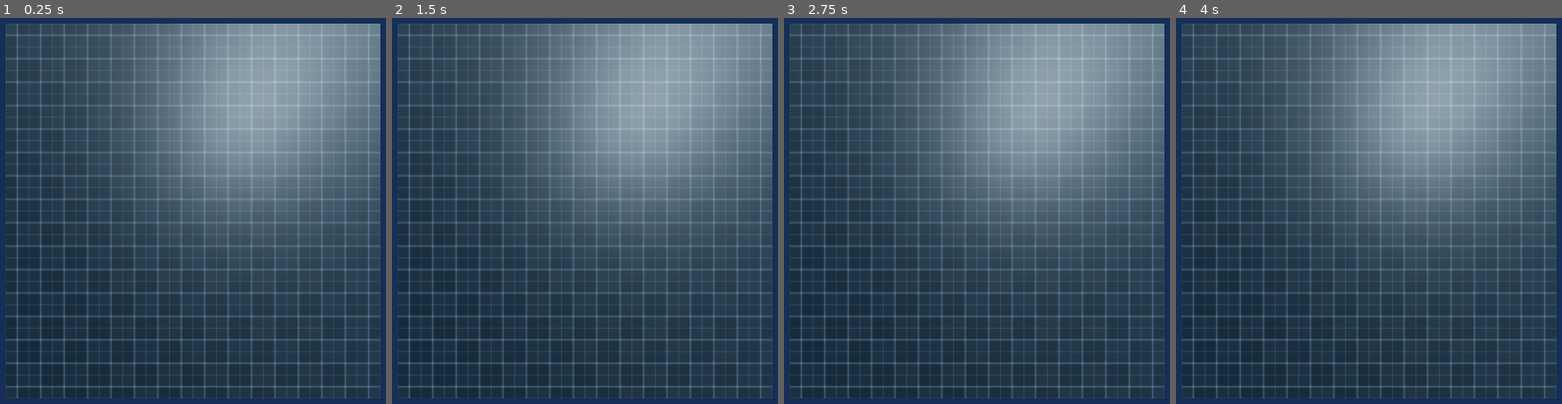
Above: before the commit, frames 1-4 (left to right).
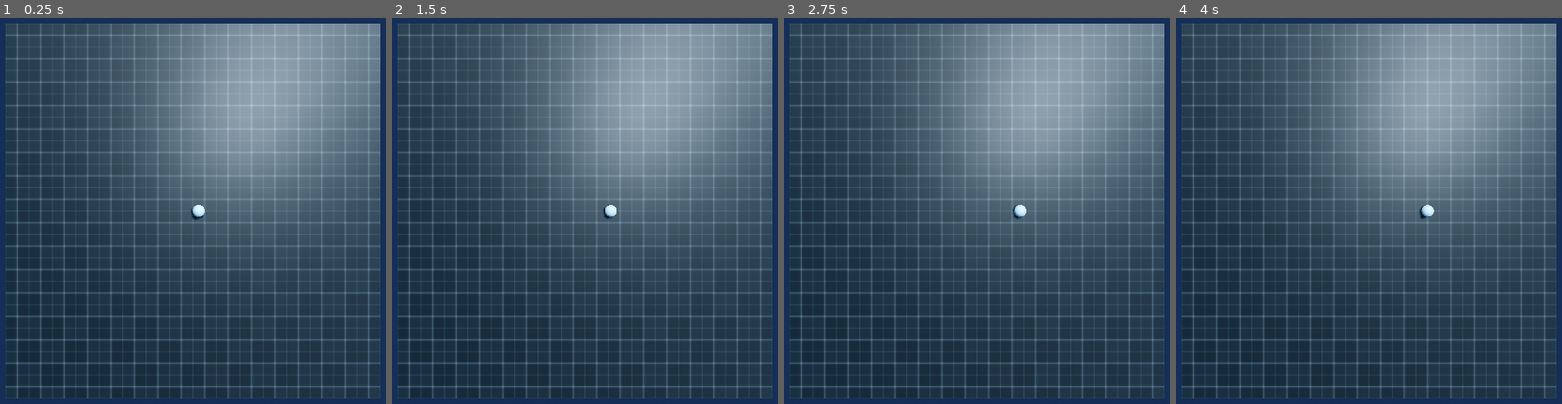
Above: after the commit, the same moments.

Repository: C12-H22-O11/sandbox_study
Game: Godot game, scene res://scenes/levels/sandbox_level.tscn
Same seed, same stepped clock (60 frames per second), same inputs: the game is played once before the commit and once after it. This scene is started directly instead of the project's main scene.
Inputs:
- Up to frame 1 (0.25 s): no input
- Up to frame 2 (1.5 s): tap Enter at 0.5 s; tap Space at 1.25 s
- Up to frame 3 (2.75 s): no input
- Up to frame 4 (4 s): tap Enter at 3.5 s

The runs differ from the first frame. In frame 1, 0.1% of the frame differs, in the area x 49-54%, y 48-53%; in frame 2, less than 0.1%; in frame 3, less than 0.1%; in frame 4, 0.1%.

Commit message:
added rigidbody ball

Diff:
--- a/scenes/levels/sandbox_level.tscn
+++ b/scenes/levels/sandbox_level.tscn
@@ -24,6 +24,10 @@
 material = ExtResource("1_tkb72")
 size = Vector2(32, 32)
 
+[sub_resource type="SphereShape3D" id="SphereShape3D_4vkii"]
+
+[sub_resource type="SphereMesh" id="SphereMesh_4x8c5"]
+
 [node name="SandboxLevel" type="Node"]
 
 [node name="WorldEnvironment" type="WorldEnvironment" parent="."]
@@ -46,6 +50,16 @@
 [node name="MeshInstance3D" type="MeshInstance3D" parent="World/Terrain/StaticBody3D"]
 mesh = SubResource("PlaneMesh_6jpfk")
 
+[node name="RigidBody3D" type="RigidBody3D" parent="World"]
+transform = Transform3D(1, 0, 0, 0, 1, 0, 0, 0, 1, 0, 1, 0)
+linear_velocity = Vector3(2, 0, 0)
+
+[node name="CollisionShape3D" type="CollisionShape3D" parent="World/RigidBody3D"]
+shape = SubResource("SphereShape3D_4vkii")
+
+[node name="MeshInstance3D" type="MeshInstance3D" parent="World/RigidBody3D"]
+mesh = SubResource("SphereMesh_4x8c5")
+
 [node name="Camera3D" type="Camera3D" parent="."]
 transform = Transform3D(1, 0, 0, 0, -4.37114e-08, 1, 0, -1, -4.37114e-08, 0, 18, 0)
 fov = 90.0
Not shown: 1 places in main.tscn that only renumber resources
Not shown: 1 places in scenes/levels/sandbox_level.tscn that only renumber resources
